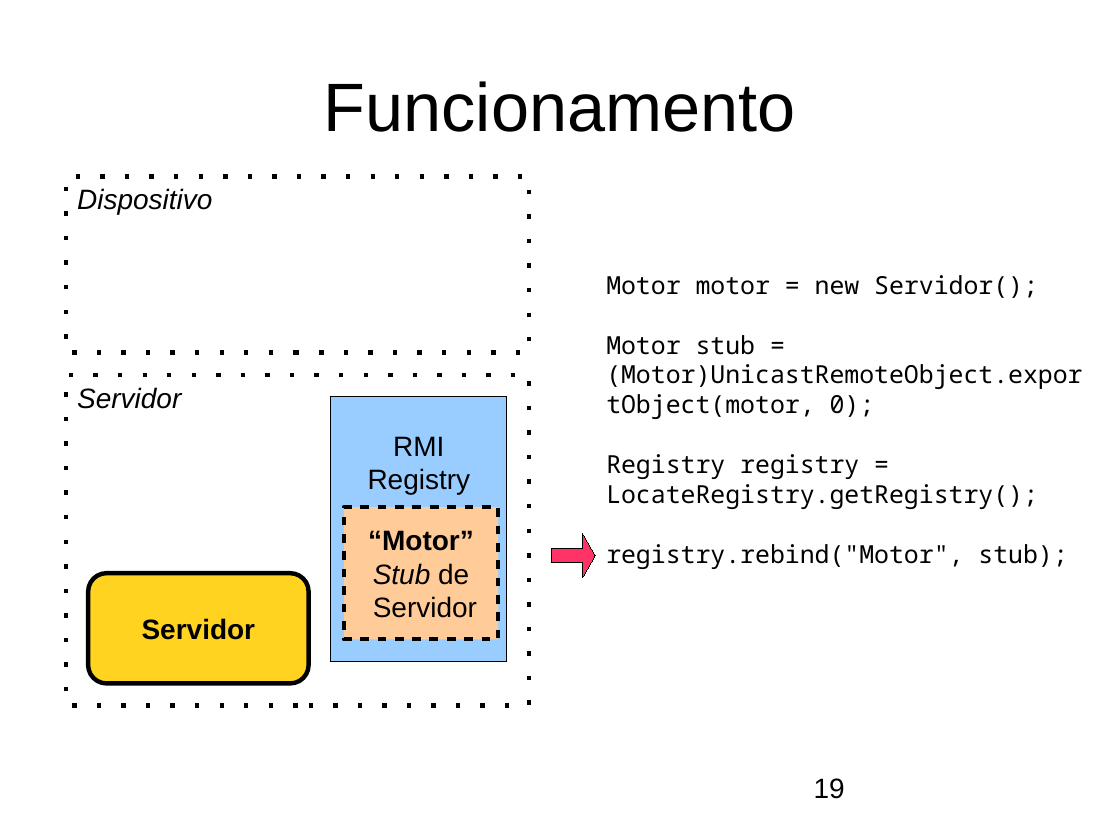
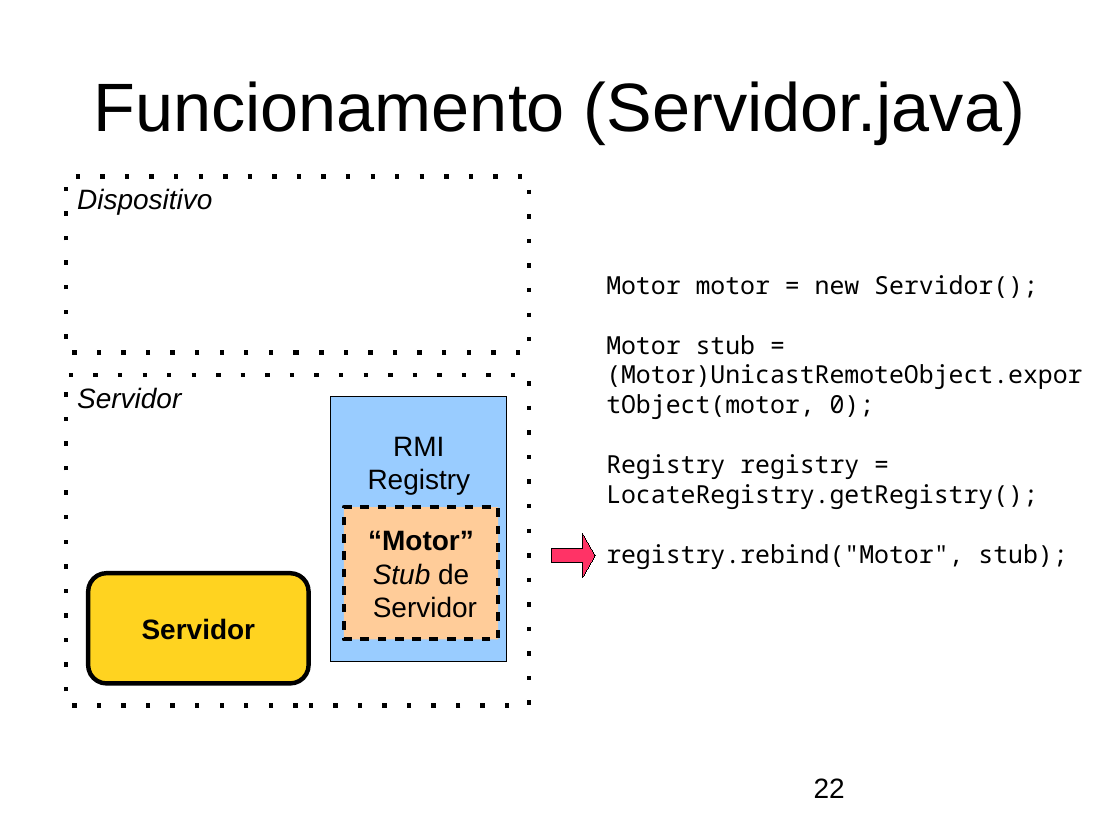
Before and after one commit to andrenho/andrenho, a slide deck: slide 22 of academia/trabalhos/execucao_remota.odp (slide 19 before the commit). Drawn at 1120x840 pixels with LibreOffice and Linux fonts; fonts in the diff are those of the drawing; background and template pictures are left out. Boxes give left, top, right and bottom in pixels: in the first picture for what was removed or moved away, otherwise in the second. Text is boxed around its words. In the diff, an @@ line names an element or a change of style, - is before the commit and + after.

```diff
--- a/academia/trabalhos/execucao_remota.odp
+++ b/academia/trabalhos/execucao_remota.odp
@@ title at <box>94,81,1025,143</box>: text changed @@
-Funcionamento
+Funcionamento (Servidor.java)
@@ page number at <box>814,778,845,798</box>: text changed @@
-19
+22
```
Also in this commit, not shown: 15 other slides changed, 3 slides added, 11 other files.
